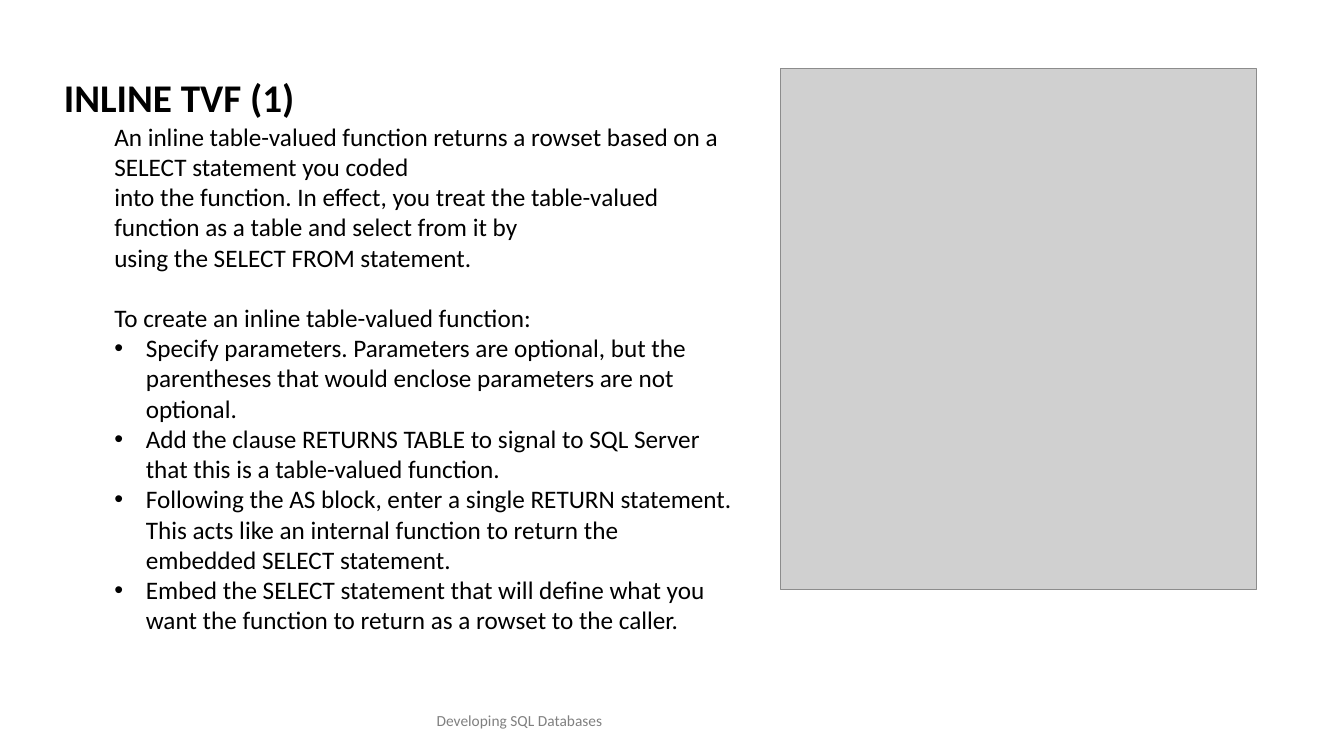
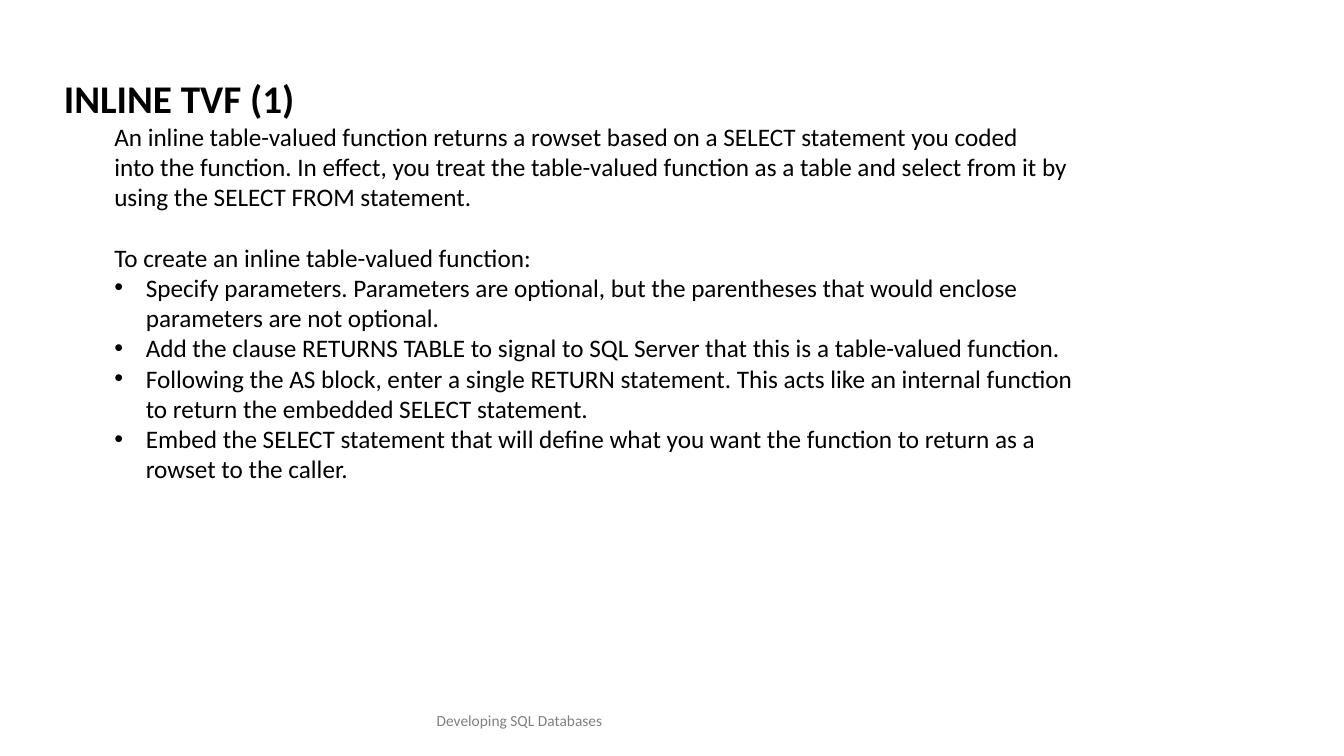
Before and after one commit to TKostyrka/70762DevSQLDB, a slide deck: slide 6 of DEVSQL_16_UDF/DEVSQL_16_UDF.pptx. Drawn at 1344x756 pixels with LibreOffice and Linux fonts; fonts in the diff are those of the drawing; grey boxes stand for pictures. Boxes give left, top, right and bottom in pixels: in the first picture for what was removed or moved away, otherwise in the second. Text is boxed around its words. In the diff, an @@ line names an element or a change of style, - is before the commit and + after.

```diff
--- a/DEVSQL_16_UDF/DEVSQL_16_UDF.pptx
+++ b/DEVSQL_16_UDF/DEVSQL_16_UDF.pptx
@@ text "INLINE TVF (1)" rewrapped from (64,83,732,630) to (64,84,1072,479) @@
@@ picture removed at (781,69,1257,590) @@
```
